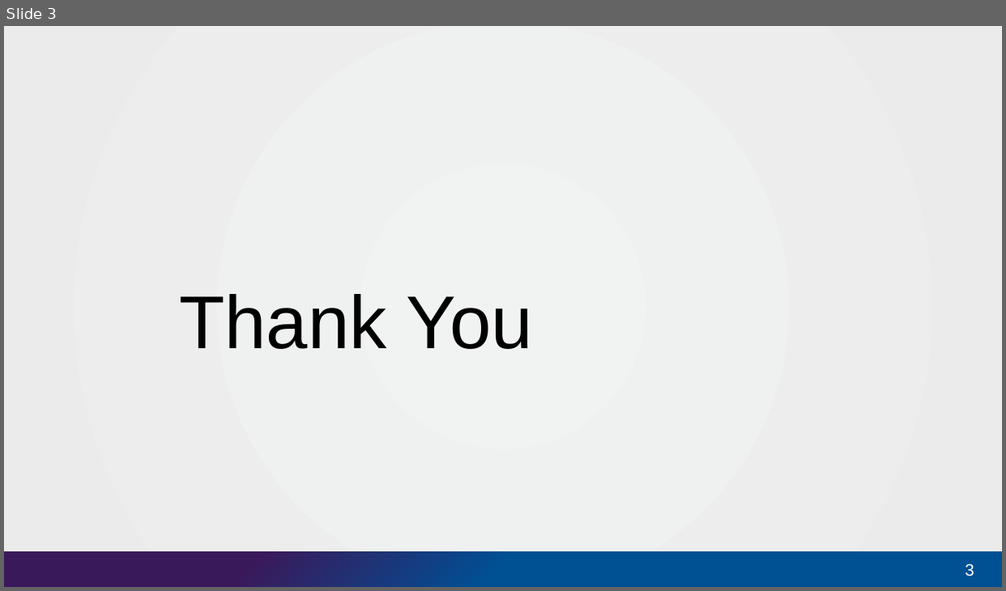
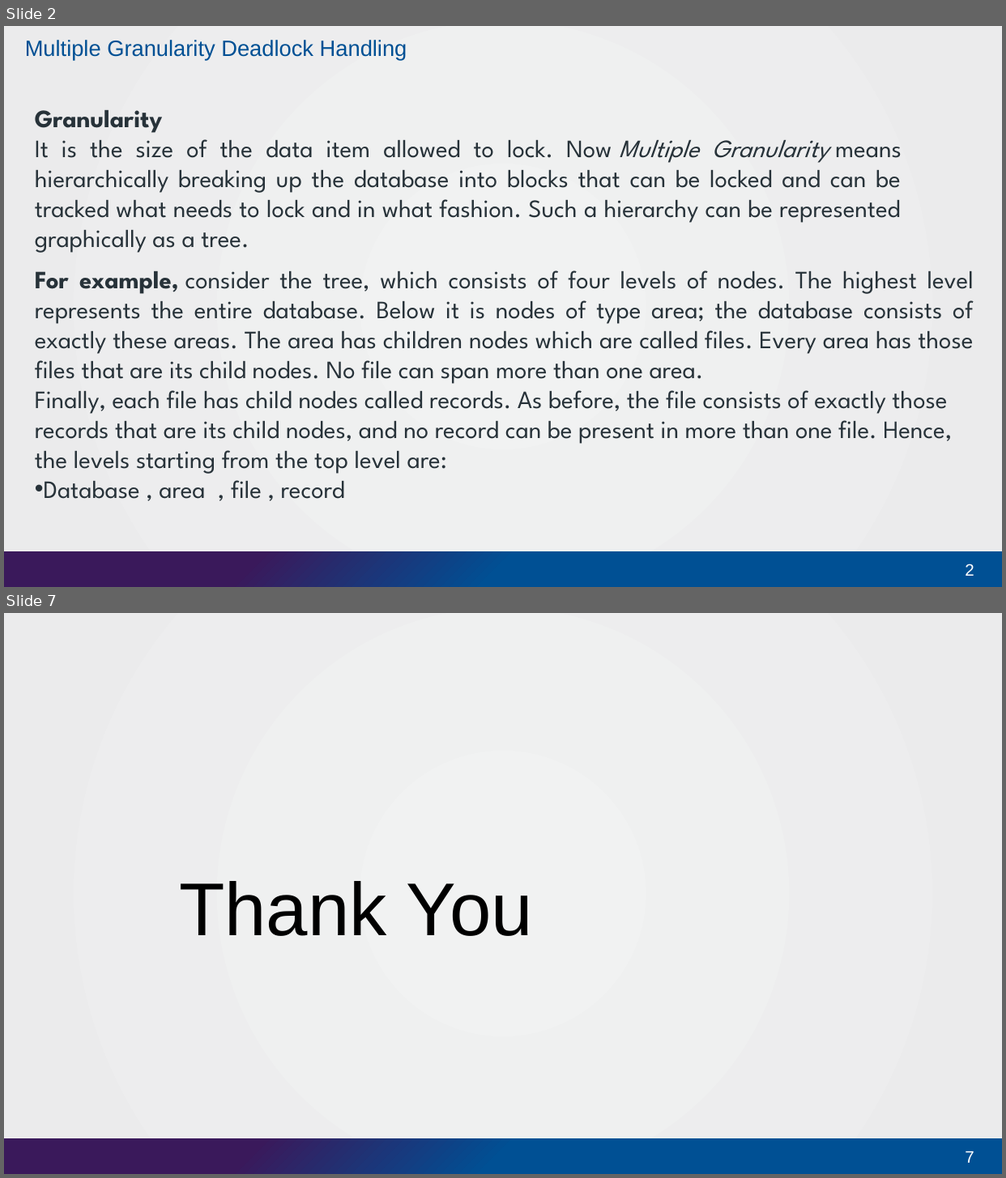
Before and after one commit to mkarun1122/WebSystemsEngineering, a slide deck: Module5 -Introduction to PHP/IARE_WSE05_4Reading data from web form controls like Text Boxes, radio buttons, lists etc.pptx. Shown one above the other, each under a label of ours: slide 3 before the commit, slides 2 and 7 after it; the slides between them are not shown. The pictures are 1006x591 and 1006x1178 pixels, drawn with LibreOffice and Linux fonts; fonts in the diff are those of the drawing; background and template pictures are left out. Boxes give left, top, right and bottom in pixels: in the first picture for what was removed or moved away, otherwise in the second. Text is boxed around its words. In the diff, an @@ line names an element or a change of style, - is before the commit and + after.

```diff
--- a/Module5 -Introduction to PHP/IARE_WSE05_4Reading data from web form controls like Text Boxes, radio buttons, lists etc.pptx
+++ b/Module5 -Introduction to PHP/IARE_WSE05_4Reading data from web form controls like Text Boxes, radio buttons, lists etc.pptx
@@ slide 2 added at (4,26,1002,587), background gradient #F1F2F2 to #EBEBEC; not listed: 1 template element that a slide beside it also shows @@
@@ title added at (25,40,407,60), 16 pt, text #005094 @@
+Multiple Granularity Deadlock Handling
@@ text added at (35,110,901,253), 18 pt, text #273239 @@
+Granularity
+It is the size of the data item allowed to lock. Now Multiple Granularity means hierarchically breaking up the database into blocks that can be locked and can be tracked what needs to lock and in what fashion. Such a hierarchy can be represented graphically as a tree.
@@ text added at (35,271,974,499), 18 pt, text #273239 @@
+For example, consider the tree, which consists of four levels of nodes. The highest level represents the entire database. Below it is nodes of type area; the database consists of exactly these areas. The area has children nodes which are called files. Every area has those files that are its child nodes. No file can span more than one area.
+Finally, each file has child nodes called records. As before, the file consists of exactly those records that are its child nodes, and no record can be present in more than one file. Hence, the levels starting from the top level are:
+• Database , area , file , record
@@ page number added at (965,564,974,576), 12 pt, text #FFFFFF @@
+2
@@ what was slide 3 is now slide 7 @@
@@ page number at (965,1152,974,1163): text changed @@
-3
+7
```
Also in this commit, not shown: 1 slide changed, 4 other slides added, 1 slide removed, 9 other files.
